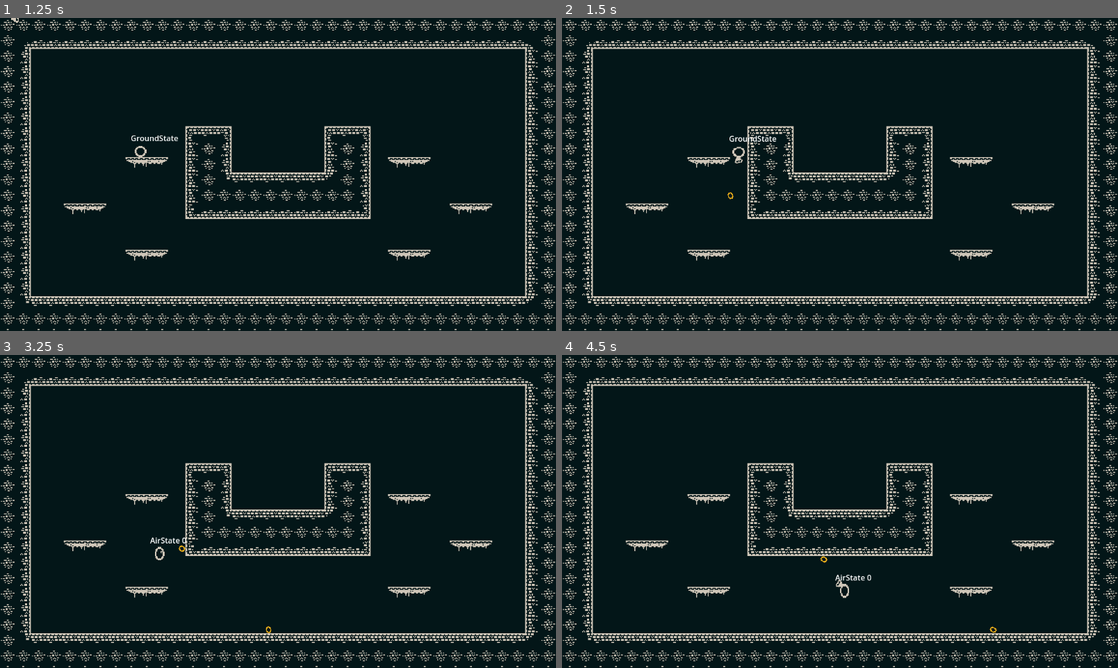
Above: before the commit, frames 1-4 (two rows, left to right).
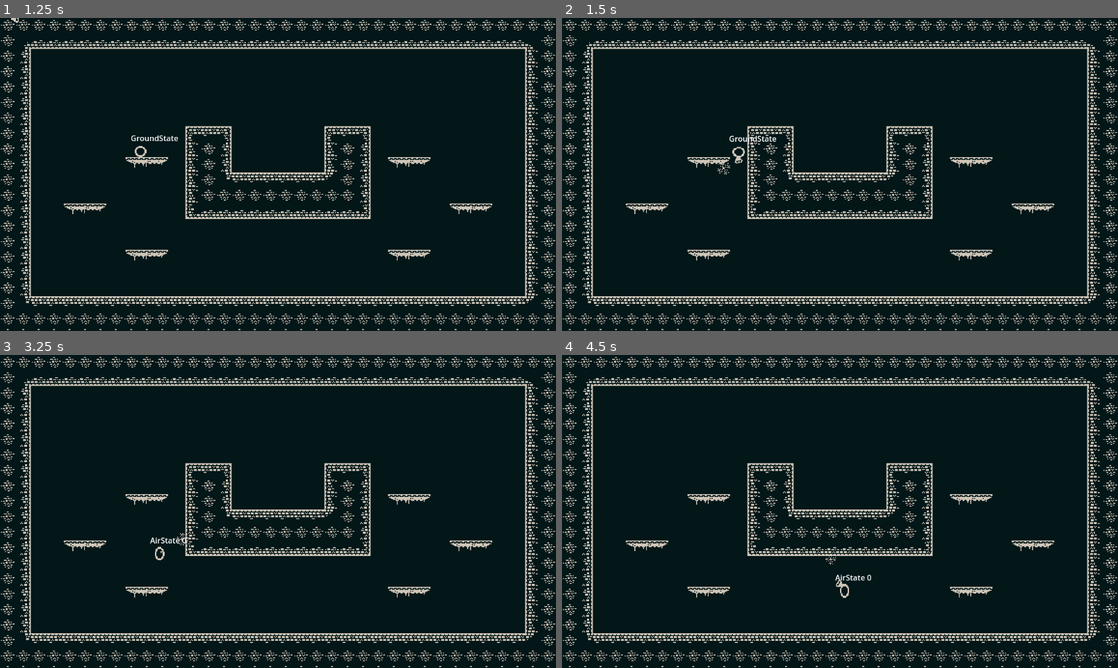
Above: after the commit, the same moments.

Repository: ajerezg/SlimeEscape
Game: Godot game, scene res://test_level.tscn
Same seed, same stepped clock (60 frames per second), same inputs: the game is played once before the commit and once after it.
Inputs (mouse positions are in pixels of both pictures, inside the frame that each line leads up to):
- Up to frame 1 (1.25 s): move the mouse to (400, 158) at 0.52 s; press the mouse at (400, 158) at 0.53 s; hold D (right) from 0.53 s (still down); tap Space (jump) at 0.77 s
- Up to frame 2 (1.5 s): keep holding D (right); move the mouse to (728, 190) at 1.27 s; release the mouse at (728, 190) at 1.28 s; right-click (728, 190) at 1.35 s
- Up to frame 3 (3.25 s): tap Space (jump) at 1.52, 3.02 s; move the mouse to (333, 442) at 2.02 s; release D (right) at 2.03 s; press the mouse at (333, 442) at 2.03 s; hold A (left) 2.03-2.78 s; move the mouse to (250, 574) at 2.77 s; release the mouse at (250, 574) at 2.78 s; hold D (right) from 2.78 s (still down); right-click (250, 574) at 2.85 s
- Up to frame 4 (4.5 s): move the mouse to (1006, 558) at 3.52 s; press the mouse at (1006, 558) at 3.53 s; tap Space (jump) at 3.77 s; move the mouse to (673, 464) at 4.27 s; release D (right) at 4.28 s; release the mouse at (673, 464) at 4.28 s; hold A (left) from 4.28 s (still down); right-click (673, 464) at 4.35 s

Frame 1 is identical in both runs. In frame 2, less than 0.1% of the frame differs, in the area x 27-31%, y 46-58%; in frame 3, less than 0.1%, in the area x 31-49%, y 56-89%; in frame 4, less than 0.1%.

Commit message:
finish projectile

Diff:
--- a/player/basic_range_projectile.gd
+++ b/player/basic_range_projectile.gd
@@ -2,9 +2,12 @@
 
 @onready var animation_player: AnimationPlayer = $AnimationPlayer
 @onready var duration_timer: Timer = $DurationTimer
+@onready var impact_timer: Timer = $ImpactTimer
 
 var speed := 500.0
 var duration_time := 2.0
+var has_impacted = false
+var impact_time := 0.2
 
 var direction: float
 var spawn_position: Vector2
@@ -17,12 +20,22 @@
 	duration_timer.one_shot = true
 	duration_timer.wait_time = duration_time
 	duration_timer.start()
+	impact_timer.one_shot = true
+	impact_timer.wait_time = impact_time
+	velocity = Vector2(speed,0).rotated(direction)
 
 
 # Called every frame. 'delta' is the elapsed time since the previous frame.
 func _process(delta: float) -> void:
-	velocity = Vector2(speed,0).rotated(direction)
-	animation_player.play("shooting")
-	move_and_slide()
-	if duration_timer.is_stopped():
+	if has_impacted and impact_timer.is_stopped():
 		self.queue_free()
+	elif !has_impacted and (duration_timer.is_stopped() or is_on_ceiling() or
+			is_on_floor() or is_on_wall()):
+		print("IMPACTED!")
+		has_impacted = true
+		impact_timer.start()
+		animation_player.play("impacting")
+		velocity = Vector2.ZERO
+	elif !has_impacted:
+		animation_player.play("shooting")
+		move_and_slide()
--- a/player/basic_range_projectile.tscn
+++ b/player/basic_range_projectile.tscn
@@ -22,6 +22,30 @@
 "update": 0,
 "values": [Vector2(2, 2), Vector2(2.5, 1.5), Vector2(2, 2)]
 }
+tracks/1/type = "value"
+tracks/1/imported = false
+tracks/1/enabled = true
+tracks/1/path = NodePath("Sprite2D:frame_coords")
+tracks/1/interp = 1
+tracks/1/loop_wrap = true
+tracks/1/keys = {
+"times": PackedFloat32Array(0),
+"transitions": PackedFloat32Array(1),
+"update": 1,
+"values": [Vector2i(27, 20)]
+}
+tracks/2/type = "value"
+tracks/2/imported = false
+tracks/2/enabled = true
+tracks/2/path = NodePath("Sprite2D:rotation")
+tracks/2/interp = 1
+tracks/2/loop_wrap = true
+tracks/2/keys = {
+"times": PackedFloat32Array(0),
+"transitions": PackedFloat32Array(1),
+"update": 0,
+"values": [0.0]
+}
 
 [sub_resource type="Animation" id="Animation_o8pxo"]
 length = 0.001
@@ -37,10 +61,76 @@
 "update": 0,
 "values": [Vector2(2, 2)]
 }
+tracks/1/type = "value"
+tracks/1/imported = false
+tracks/1/enabled = true
+tracks/1/path = NodePath("Sprite2D:frame_coords")
+tracks/1/interp = 1
+tracks/1/loop_wrap = true
+tracks/1/keys = {
+"times": PackedFloat32Array(0),
+"transitions": PackedFloat32Array(1),
+"update": 1,
+"values": [Vector2i(27, 20)]
+}
+tracks/2/type = "value"
+tracks/2/imported = false
+tracks/2/enabled = true
+tracks/2/path = NodePath("Sprite2D:rotation")
+tracks/2/interp = 1
+tracks/2/loop_wrap = true
+tracks/2/keys = {
+"times": PackedFloat32Array(0),
+"transitions": PackedFloat32Array(1),
+"update": 0,
+"values": [0.0]
+}
+
+[sub_resource type="Animation" id="Animation_im763"]
+resource_name = "impacting"
+length = 0.2
+step = 0.2
+tracks/0/type = "value"
+tracks/0/imported = false
+tracks/0/enabled = true
+tracks/0/path = NodePath("Sprite2D:scale")
+tracks/0/interp = 1
+tracks/0/loop_wrap = true
+tracks/0/keys = {
+"times": PackedFloat32Array(0, 0.2),
+"transitions": PackedFloat32Array(1, 1),
+"update": 0,
+"values": [Vector2(1.5, 1.5), Vector2(2.5, 2.5)]
+}
+tracks/1/type = "value"
+tracks/1/imported = false
+tracks/1/enabled = true
+tracks/1/path = NodePath("Sprite2D:frame_coords")
+tracks/1/interp = 1
+tracks/1/loop_wrap = true
+tracks/1/keys = {
+"times": PackedFloat32Array(0),
+"transitions": PackedFloat32Array(1),
+"update": 1,
+"values": [Vector2i(30, 12)]
+}
+tracks/2/type = "value"
+tracks/2/imported = false
+tracks/2/enabled = true
+tracks/2/path = NodePath("Sprite2D:rotation")
+tracks/2/interp = 1
+tracks/2/loop_wrap = true
+tracks/2/keys = {
+"times": PackedFloat32Array(0, 0.2),
+"transitions": PackedFloat32Array(1, 1),
+"update": 0,
+"values": [0.0, 0.785398]
+}
 
 [sub_resource type="AnimationLibrary" id="AnimationLibrary_tamss"]
 _data = {
 "RESET": SubResource("Animation_o8pxo"),
+"impacting": SubResource("Animation_im763"),
 "shooting": SubResource("Animation_ak66u")
 }
 
@@ -63,3 +153,5 @@
 }
 
 [node name="DurationTimer" type="Timer" parent="."]
+
+[node name="ImpactTimer" type="Timer" parent="."]
Not shown: 1 places in player/basic_range_projectile.tscn that only renumber resources
